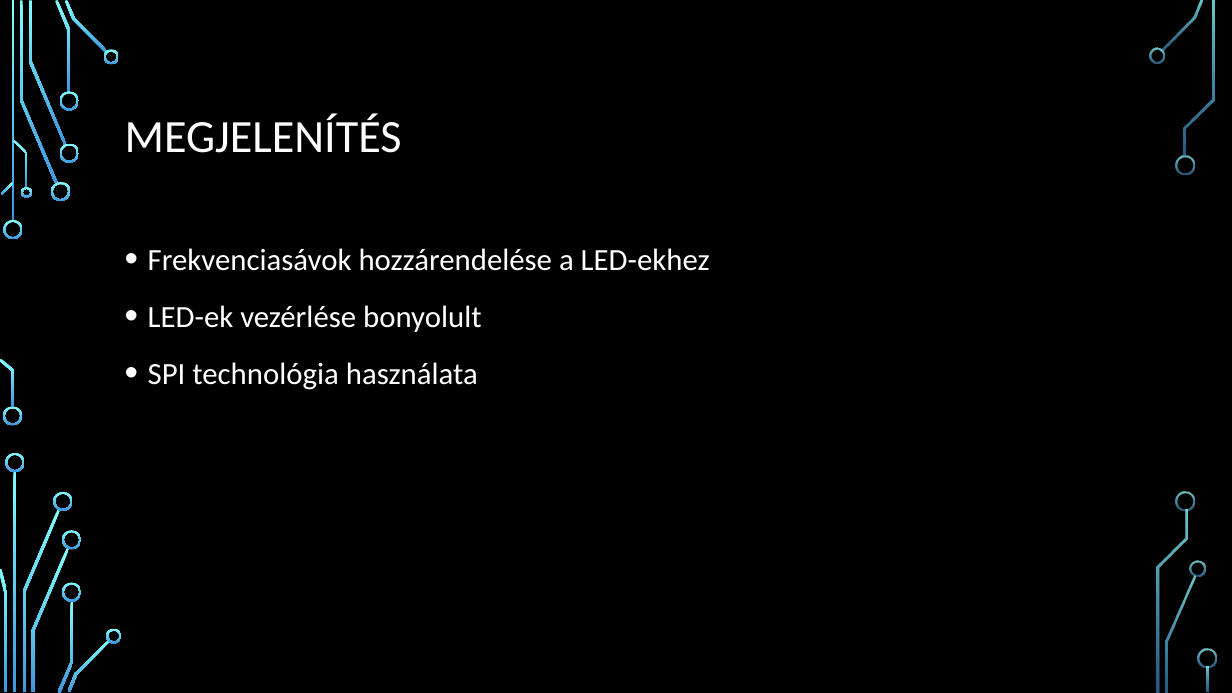
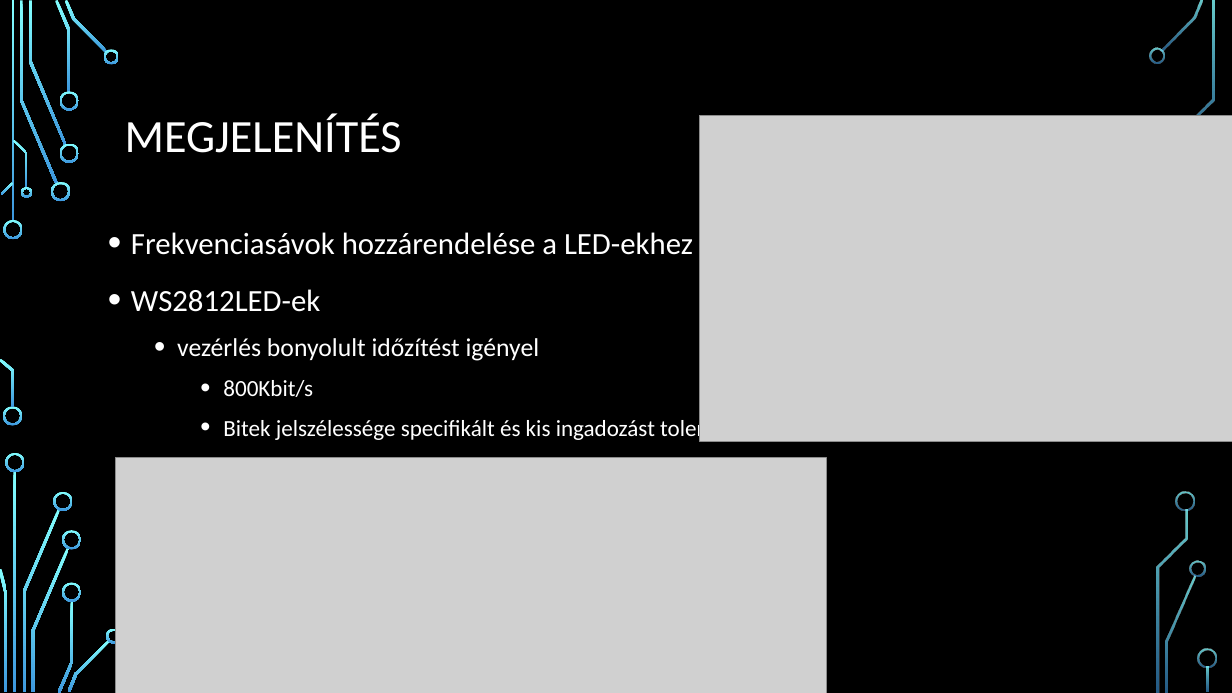
Before and after one commit to fejespeter/BME-Onlab, a slide deck: slide 8 of szakdolgozat_prezentacio.pptx. Drawn at 1232x693 pixels with LibreOffice and Linux fonts; fonts in the diff are those of the drawing; grey boxes stand for pictures; background and template pictures are left out. Boxes give left, top, right and bottom in pixels: in the first picture for what was removed or moved away, otherwise in the second. Text is boxed around its words. In the diff, an @@ line names an element or a change of style, - is before the commit and + after.

```diff
--- a/szakdolgozat_prezentacio.pptx
+++ b/szakdolgozat_prezentacio.pptx
@@ picture added at bbox=[700, 116, 1232, 442] @@
@@ freeform shape removed at bbox=[1176, 155, 1195, 175] @@
@@ text "Frekvenciasávok hozzárendelése a LED-ekhez": place and size @@
-text "Frekvenciasávok hozzárendelése a LED-ekhez" at bbox=[148, 248, 710, 390]
+text "Frekvenciasávok hozzárendelése a LED-ekhez" at bbox=[131, 232, 720, 486]
@@ text at bbox=[131, 289, 720, 486]: text changed; size 24 to 20 pt @@
-• LED-ek vezérlése bonyolult
-• SPI technológia használata
+• WS2812LED-ek
+  • vezérlés bonyolult időzítést igényel
+    • 800Kbit/s
+    • Bitek jelszélessége specifikált és kis ingadozást tolerál
+  • Ehhez SPI technológia használata
@@ picture added at bbox=[116, 458, 826, 693] @@
```
Also in this commit, not shown: 8 other slides changed, 7 slides added, 2 slides removed, 10 other files.
